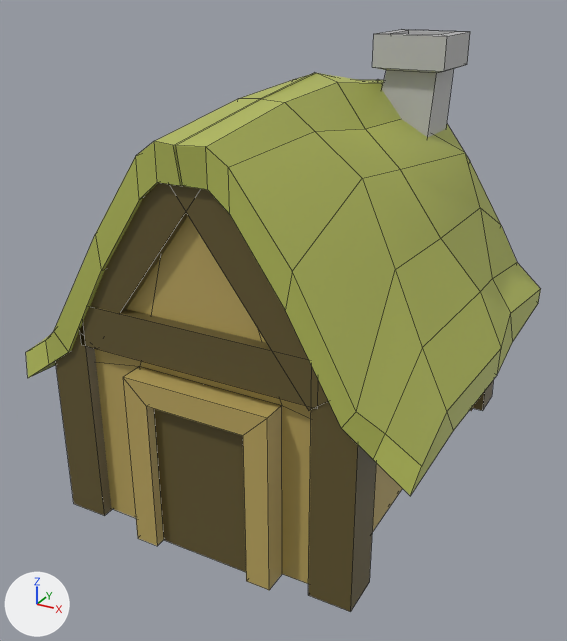
The FBX model Assets/Meshes/House.fbx, before and after one commit.
The view is the same before and after, from a 50 mm camera at (0.0615, -0.1223, 0.0872) aimed at (-0.0021, -0.0066, 0.0293). The axes (+X, +Y, +Z) are drawn at lower left. The lights are the same throughout. Mesh edges are drawn as thin lines. Where no turn or scale is listed for an object, it has been applied to the vertices. Vertices at the same position are counted once.
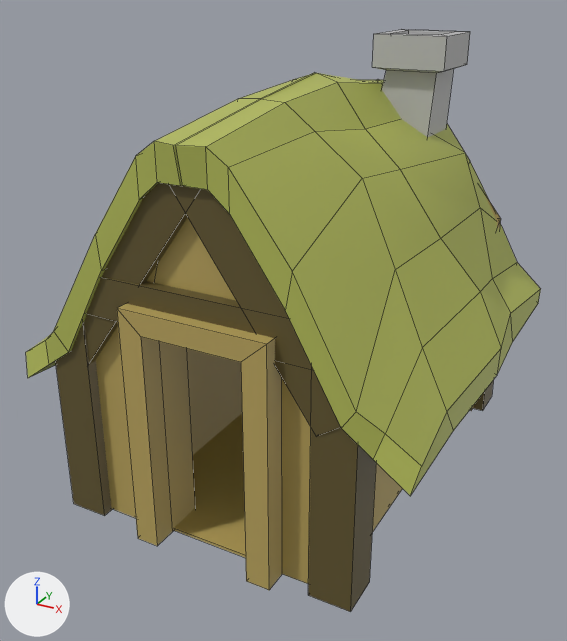
Location of each change, (x1, y1, x2, y2) in pixels of the pictures (567 x 641 px; the box of a moved part takes in the faces that stretch with it):
'pCube17', deleted (brown)
    before: (154, 409, 246, 572)
part 1 of me_mesh_001, moved or reshaped
    before: (80, 183, 329, 590)
    after: (84, 183, 341, 590)
part 2 of me_mesh_001, moved or reshaped (not visible before)
    after: (186, 348, 242, 455)

What the commit changed:
me_mesh_001 has 328 vertices, 284 faces and spans x -0.0358..0.0358, y -0.0392..0.0392, z -0.0016..0.0767.
me_mesh_001 is used by ob_pcube21; location (0.0, -0.0008, 0.0011).
Before the commit, vertices of me_mesh_001: 41 (-0.0203, 0.0311, 0.0318), 47 (-0.0203, 0.0382, 0.0319), 301 (-0.0178, 0.0339, 0.0345).
me_mesh_001 part 1: 32 of 328 vertices moved; they spanned x -0.025..0.0249, y -0.0392..-0.0282, z 0.0254..0.0389 and now span x -0.0266..0.0266, y -0.0392..-0.0282, z 0.0274..0.0443; mean shift (-0.0001, 0.0, 0.005); largest move (0.0096, -0.0282, 0.0254) -> (0.0096, -0.0282, 0.0373).
Part 2, on me_mesh_001:
Vertices 41, 47, 301 of me_mesh_001 move by (0.0, 0.0, 0.0057).
Object 'pCube17' (ob_pcube17) is deleted.
